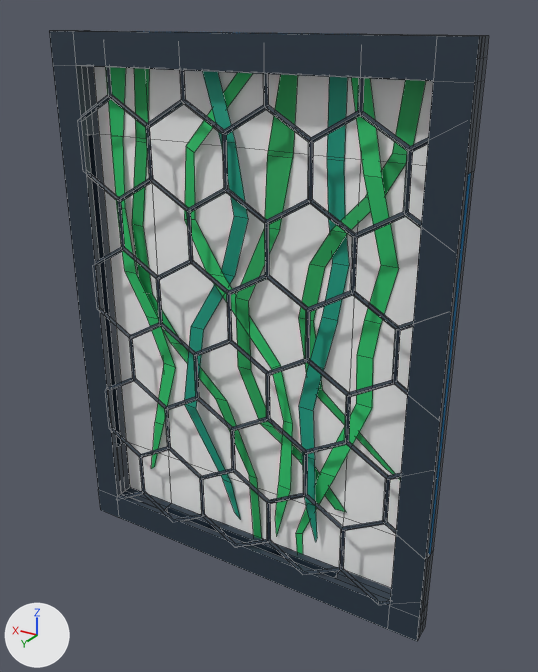
Renders of the FBX model Assets/Meshes/Hidder_room_001.fbx from each side of a commit.
Camera for both pictures: a camera (50 mm lens) standing at (-4.17, 4.18, 4.1) and looking at (-1.66, 0.0, 2.0). Every picture has the same lights, and +X, +Y and +Z are marked at lower left. Mesh edges are drawn as thin lines. Where no turn or scale is listed for an object, it has been applied to the vertices. Vertices at the same position are counted once.

Objects in the first picture: 'Hidder_room_001'.
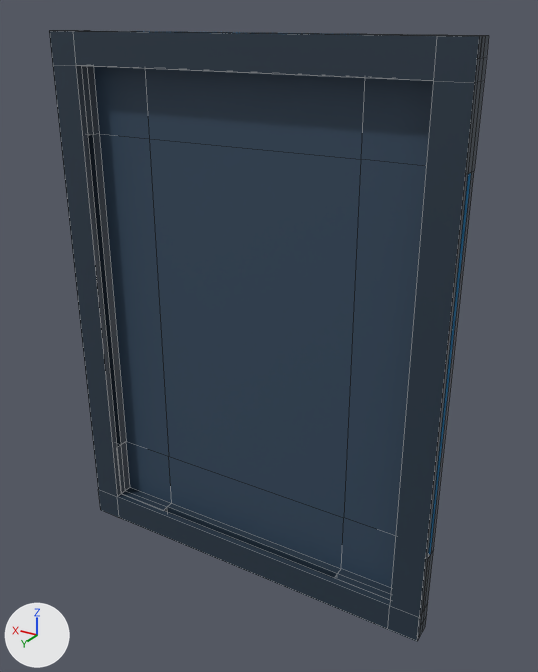
Where the change shows, as pixel boxes [x1, y1, x2, y2] in the pictures (538 x 672 px):
part 1 of me_plane_107, deleted (green): before [82, 67, 428, 604]
part 2 of me_plane_107, surface changed (grey to blue): [93, 67, 433, 588] in both

Edits to the bpy script that builds the scene:
```text
Change me_plane_107:
    used by ob_hidder_room_001; location = (0.0, 0.012, 0.0)
    remove me_plane_107.from_pydata(...)  # 690 vertices, 604 faces; spans x -3.0..0.0, y 0.0..0.17, z 0.0..4.0
    add me_plane_107.from_pydata(...)  # 184 vertices, 169 faces; spans x -3.0..0.0, y 0.0..0.17, z 0.0..4.0
    me_plane_107 part 1: 9 loose pieces with 506 vertices, spanning x -3.0..-0.17, y 0.0..0.16, z 0.16..3.95, are deleted
    me_plane_107 part 2: 9 kept faces spanning x -2.78..-0.22, y 0.0, z 0.22..3.78 get new texture (UV) coordinates
```
